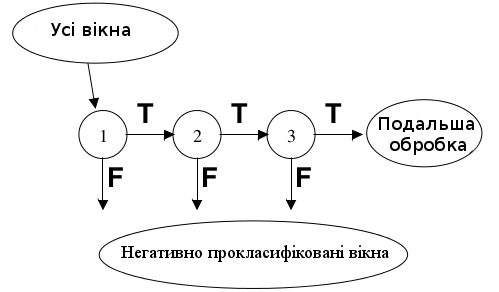
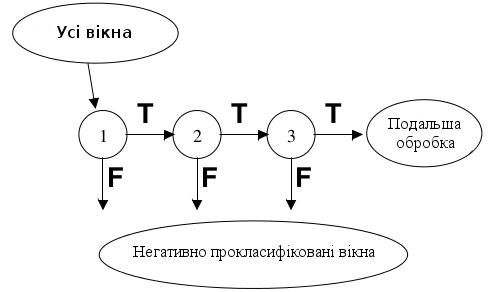
Comparing the layer stacks of the two (499, 292) images. Changes:
painted on "Подальша ..." over bbox(379, 117, 474, 155)
painted on "Негативно прокласифіковані ві..." over bbox(121, 245, 389, 262)
painted on "Усі вікна" over bbox(51, 22, 131, 38)
